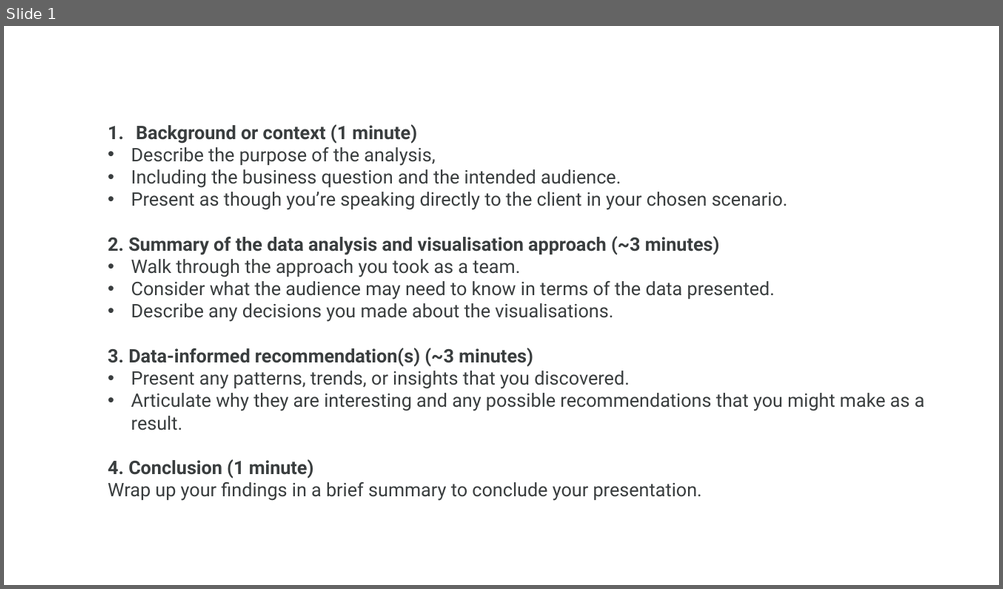
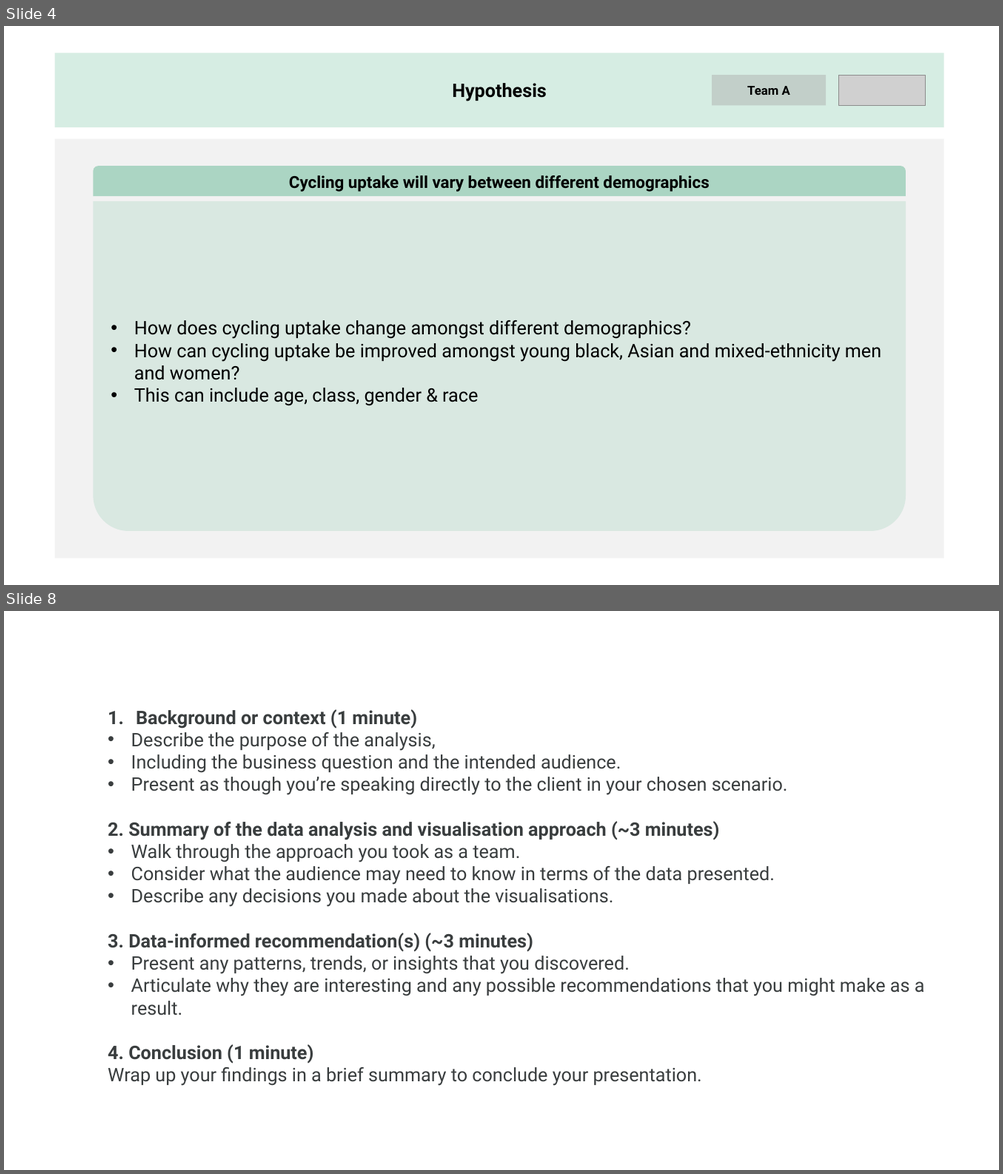
Before and after one commit to SanaFed/CO3_LSE-Employer-Project, a slide deck: Team 10 - Low Fidelity Presentation.pptx. Shown one above the other, each under a label of ours: slide 1 before the commit, slides 4 and 8 after it; the slides between them are not shown. The pictures are 1003x589 and 1003x1174 pixels, drawn with LibreOffice and Linux fonts; fonts in the diff are those of the drawing; grey boxes stand for pictures. Boxes give left, top, right and bottom in pixels: in the first picture for what was removed or moved away, otherwise in the second. Text is boxed around its words. In the diff, an @@ line names an element or a change of style, - is before the commit and + after.

```diff
--- a/Team 10 - Low Fidelity Presentation.pptx
+++ b/Team 10 - Low Fidelity Presentation.pptx
@@ slide 4 added at box(4, 26, 999, 585), background #FFFFFF @@
@@ rectangle added at box(55, 53, 944, 127), fill #009051 at 16% opacity, 18 pt, text #000000, bold @@
+Hypothesis
@@ rounded rectangle added at box(711, 76, 825, 106), fill #A6A6A6 at 41% opacity, 12 pt, text #000000, bold @@
+Team A
@@ picture added at box(839, 76, 925, 106) @@
@@ rectangle added at box(55, 138, 944, 558), fill #F2F2F2 @@
@@ round same rect added at box(93, 167, 905, 197), fill #009051 at 29% opacity, 16 pt, text #000000, bold @@
+Cycling uptake will vary between different demographics
@@ round same rect added at box(93, 201, 905, 531), fill #009051 at 10% opacity, 18 pt, text #000000 @@
+• How does cycling uptake change amongst different demographics?
+• How can cycling uptake be improved amongst young black, Asian and mixed-ethnicity men and women?
+• This can include age, class, gender & race
@@ what was slide 1 is now slide 8 @@
```
Also in this commit, not shown: 7 other slides added, 1 slide removed.
